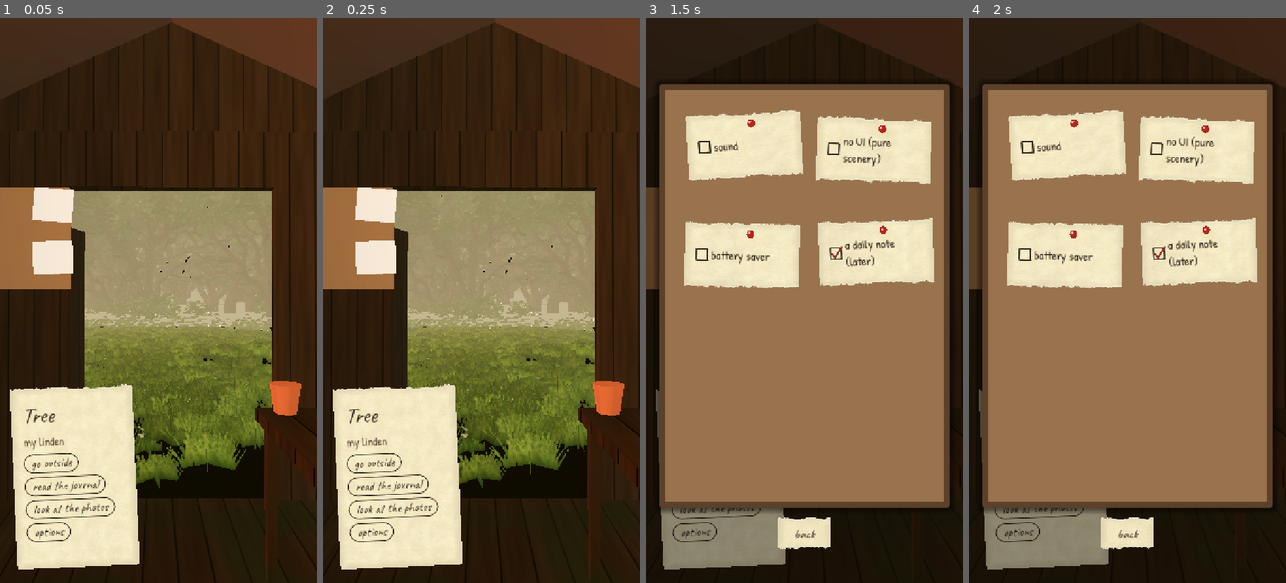
Above: before the commit, frames 1-4 (left to right).
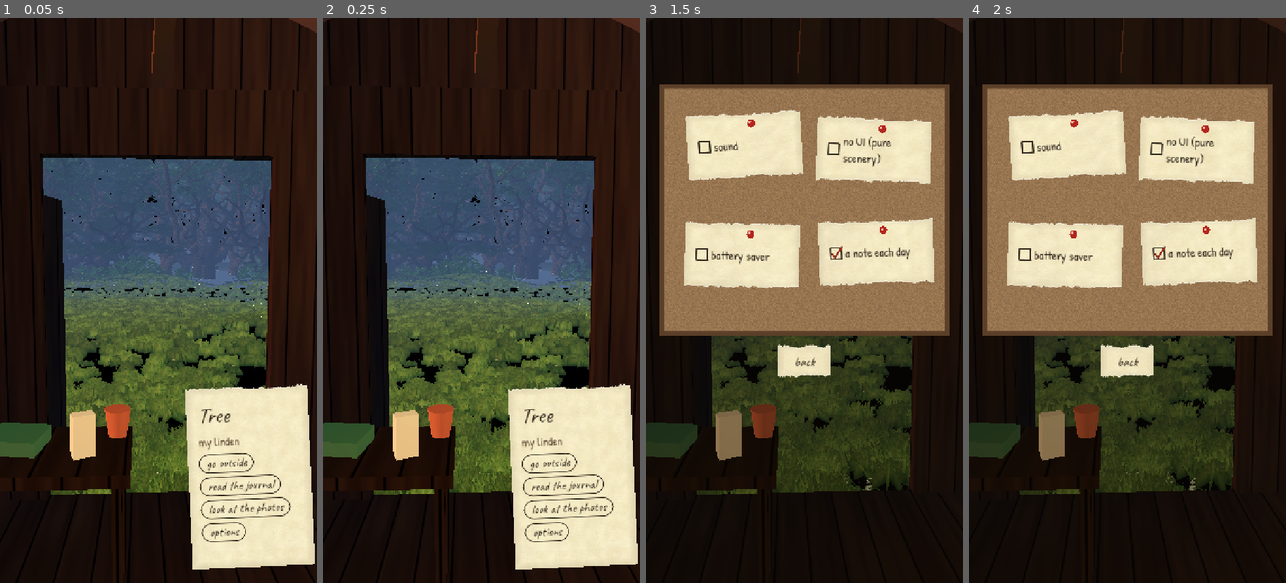
Above: after the commit, the same moments.

Repository: SimonSouleyman/gamdev
Game: Godot game, scene res://main.tscn
The game is run twice, just before and just after one commit, with the same random seed, the same clock (stepped at 60 frames per second) and the same inputs.
Inputs:
- Up to frame 1 (0.05 s): no input
- Up to frame 2 (0.25 s): no input
- Up to frame 3 (1.5 s): click "options" at 0.5 s; click "sound" at 1.25 s
- Up to frame 4 (2 s): no input

The runs differ from the first frame. In frame 1, 66% of the frame differs, in the area x 0-100%, y 0-100%; in frame 2, 66%; in frame 3, 38%; in frame 4, 38%.

Commit message:
Review 3-1 (look): the workbench in view of the shed doorway, rafters and hanging tools, cork pinboard, album on kraft pages with taped polaroids; leaves massed at branch ends; straighter, finer forest; denser meadow and stronger swells; cool haze after sunset; hints quiet under pages
Co-Authored-By: Claude Opus 5.5 (1M context) <noreply@anthropic.com>

Diff:
--- a/Tree/main.gd
+++ b/Tree/main.gd
@@ -57,6 +57,7 @@
 	add_child(ambience)
 	journal = Journal.new()
 	add_child(journal)
+	tree_view.page_open = func() -> bool: return journal.current_page() != ""
 	shed = Shed.new()
 	tree_view.add_child(shed)
 	shed_menu = ShedMenu.new()
--- a/Tree/shared/budgets.gd
+++ b/Tree/shared/budgets.gd
@@ -17,7 +17,7 @@
 const FOREST_VARIANT_NODES: int = 320
 const FOREST_BUSHES: int = 150
 const MEADOW_FLOWERS: int = 1500
-const MEADOW_GRASS_CLUMPS: int = 7000
+const MEADOW_GRASS_CLUMPS: int = 9500
 const MEADOW_HERB_CLUMPS: int = 900
 ## Max attraction markers alive in the tree canopy at once.
 const TREE_MARKERS: int = 2000
--- a/Tree/shed/shed.gd
+++ b/Tree/shed/shed.gd
@@ -95,6 +95,14 @@
 		var back := tri.duplicate() as MeshInstance3D
 		back.scale = Vector3(-1, 1, 1)
 		add_child(back)
+	# Rafters, and a few things hanging from them.
+	for x in [-1.0, 0.0, 1.0]:
+		_box(Vector3(0.08, 0.1, DEPTH), Vector3(x, WALL_H + 0.05, 0), _mat(Color(0.3, 0.21, 0.13)))
+	var twine := _box(Vector3(0.02, 0.5, 0.02), Vector3(-0.6, WALL_H - 0.25, 0.3), _mat(Color(0.6, 0.5, 0.3)))
+	for k in range(3):
+		_box(Vector3(0.12, 0.25, 0.04), Vector3(0.35 + k * 0.18, WALL_H - 0.2, -0.3), _mat(Color(0.35, 0.42, 0.2).lerp(Color(0.5, 0.45, 0.25), k * 0.3)))
+	var rake := _box(Vector3(0.03, 1.5, 0.03), Vector3(-WIDTH * 0.5 + 0.2, 0.8, -0.9), _mat(Color(0.45, 0.33, 0.2)))
+	rake.rotation.z = 0.12
 	# Pitched roof.
 	var roof := _mat(Color(0.3, 0.22, 0.17), 0.95)
 	var r1 := _box(Vector3(WIDTH * 0.62, 0.06, DEPTH + 0.5), Vector3(-WIDTH * 0.26, WALL_H + 0.38, 0), roof)
@@ -127,9 +135,10 @@
 	var hd := DEPTH * 0.5
 	var bench := Node3D.new()
 	# Along the right wall near the door, so the things on it are in view of the doorway.
-	bench.position = Vector3(-0.62, 0, 0.1)
-	bench.rotation.y = -PI * 0.5
-	bench.scale = Vector3(0.75, 0.9, 0.75)
+	# Just inside the door on the left of the view (local +x after the shed turns to face the tree).
+	bench.position = Vector3(0.62, 0, 0.62)
+	bench.rotation.y = PI
+	bench.scale = Vector3(0.6, 0.8, 0.6)
 	add_child(bench)
 	_box(Vector3(1.6, 0.06, 0.7), Vector3(0, 0.9, 0), _wood, bench)
 	for x in [-0.72, 0.72]:
@@ -165,8 +174,8 @@
 func _build_pinboard() -> void:
 	var hw := WIDTH * 0.5
 	# On the inside of the front wall, left of the door.
-	var board := _box(Vector3(0.05, 0.62, 0.7), Vector3(0.98, 1.72, DEPTH * 0.5 - 0.07), _mat(Color(0.55, 0.42, 0.28), 0.95))
-	board.rotation.y = PI * 0.5
+	# On the right-hand wall, near the door, in view.
+	var board := _box(Vector3(0.05, 0.62, 0.7), Vector3(-WIDTH * 0.5 + 0.07, 1.6, 0.55), _mat(Color(0.55, 0.42, 0.28), 0.95))
 	# Paper notes pinned to it.
 	for i in range(4):
 		var note := _box(Vector3(0.01, 0.2, 0.24), Vector3(0.03, 0.2 - (i / 2) * 0.32, -0.25 + (i % 2) * 0.45), _mat(Paper.PAPER), board)
@@ -185,9 +194,9 @@
 
 ## The eye stands at the back of the shed, looking out of the door at the tree.
 func _place_camera(tree_height: float) -> void:
-	camera.position = Vector3(0.1, 1.3, -DEPTH * 0.5 + 0.25)
-	# Look out through the doorway, a little up toward the crown.
-	camera.look_at(Vector3(0, clampf(tree_height * 0.3, 1.5, 6.0), 0), Vector3.UP)
+	camera.position = Vector3(0.1, 1.45, -DEPTH * 0.5 + 0.5)
+	# Look out through the doorway at about eye height: bench, board and door frame the tree.
+	camera.look_at(to_global(Vector3(0.0, 1.25, DEPTH * 0.5)), Vector3.UP)
 
 
 func frame_tree(tree_height: float, env: Environment) -> void:
--- a/Tree/shed/wood.gdshader
+++ b/Tree/shed/wood.gdshader
@@ -33,7 +33,7 @@
 	vec3 col = mix(vec3(0.22, 0.15, 0.09), vec3(0.42, 0.31, 0.2), 0.35 + tone + grain * 0.35);
 	col *= mix(0.35, 1.0, gap);
 	// Moss low on the outside.
-	float moss = smoothstep(0.55, 0.9, noise(p * 3.0)) * smoothstep(0.6, 0.1, wpos.y - 0.0) * 0.5;
+	float moss = abs(wnrm.y) > 0.7 ? 0.0 : smoothstep(0.55, 0.9, noise(p * 3.0)) * smoothstep(0.6, 0.1, wpos.y - 0.0) * 0.5;
 	col = mix(col, vec3(0.2, 0.3, 0.12), moss);
 	ALBEDO = col * 0.6;
 	ROUGHNESS = 0.9;
--- a/Tree/tree/bark.gdshader
+++ b/Tree/tree/bark.gdshader
@@ -59,6 +59,8 @@
 	}
 	// Per-species bark tint from vertex colours (white where a mesh has none).
 	ALBEDO *= COLOR.rgb * tint_mul;
+	// Thin twigs (high in the UV repeat count, i.e. small radius) are greyer, not orange.
+	ALBEDO = mix(ALBEDO, vec3(dot(ALBEDO, vec3(0.33))) * 0.8, 0.35);
 	RIM = rim_strength;
 	RIM_TINT = 0.5;
 	SPECULAR = 0.3;
--- a/Tree/tree/ground.gdshader
+++ b/Tree/tree/ground.gdshader
@@ -5,7 +5,7 @@
 uniform sampler2D noise : filter_linear_mipmap, repeat_enable;
 uniform sampler2D ground_albedo : source_color, filter_linear_mipmap, repeat_enable;
 uniform bool use_texture = false;
-uniform vec3 lush : source_color = vec3(0.33, 0.48, 0.16);
+uniform vec3 lush : source_color = vec3(0.38, 0.54, 0.19);
 uniform vec3 dry : source_color = vec3(0.42, 0.46, 0.2);
 uniform vec3 earth : source_color = vec3(0.27, 0.24, 0.15);
 
--- a/Tree/tree/scenery.gd
+++ b/Tree/tree/scenery.gd
@@ -64,14 +64,14 @@
 ## species, different heights and greens). Broadleaves are grown by the real growth model with
 ## their own shape; the spruce is built directly. Each kind has its own bark and leaf colour.
 const KINDS: Array[Dictionary] = [
-	{"name": "oak", "apical": 0.03, "crown": 12.0, "photo": 0.3, "nodes": 380, "bark": Color(0.42, 0.37, 0.32), "leaf": Color(0.5, 0.62, 0.36), "card": 0.26, "scale": Vector2(2.6, 3.4)},
-	{"name": "beech", "apical": 0.07, "crown": 9.0, "photo": 0.4, "nodes": 340, "bark": Color(0.75, 0.74, 0.7), "leaf": Color(0.66, 0.8, 0.42), "card": 0.24, "scale": Vector2(2.7, 3.6)},
-	{"name": "birch", "apical": 0.22, "crown": 4.5, "photo": 0.45, "nodes": 280, "bark": Color(1.45, 1.42, 1.35), "leaf": Color(0.8, 0.92, 0.5), "card": 0.2, "scale": Vector2(2.6, 3.4)},
-	{"name": "linden", "apical": 0.1, "crown": 12.0, "photo": 0.5, "nodes": 330, "bark": Color(0.55, 0.47, 0.38), "leaf": Color(0.58, 0.72, 0.4), "card": 0.24, "scale": Vector2(2.5, 3.3)},
+	{"name": "oak", "apical": 0.12, "crown": 12.0, "photo": 0.3, "nodes": 380, "bark": Color(0.42, 0.37, 0.32), "leaf": Color(0.5, 0.62, 0.36), "card": 0.15, "scale": Vector2(2.6, 3.4)},
+	{"name": "beech", "apical": 0.2, "crown": 9.0, "photo": 0.4, "nodes": 340, "bark": Color(0.75, 0.74, 0.7), "leaf": Color(0.66, 0.8, 0.42), "card": 0.14, "scale": Vector2(2.7, 3.6)},
+	{"name": "birch", "apical": 0.22, "crown": 4.5, "photo": 0.45, "nodes": 280, "bark": Color(1.45, 1.42, 1.35), "leaf": Color(0.8, 0.92, 0.5), "card": 0.12, "scale": Vector2(2.6, 3.4)},
+	{"name": "linden", "apical": 0.1, "crown": 12.0, "photo": 0.5, "nodes": 330, "bark": Color(0.55, 0.47, 0.38), "leaf": Color(0.58, 0.72, 0.4), "card": 0.14, "scale": Vector2(2.5, 3.3)},
 	{"name": "spruce", "spruce": true, "bark": Color(0.4, 0.33, 0.28), "leaf": Color(0.36, 0.5, 0.36), "card": 0.45, "scale": Vector2(1.5, 2.1)},
 ]
 ## Bump when the forest generator changes, so cached meshes are regrown.
-const FOREST_CACHE_VERSION := 8
+const FOREST_CACHE_VERSION := 9
 
 
 func _grow_variant(seed: int, variant: int, bark: Material, leaf: Material) -> ArrayMesh:
@@ -154,10 +154,12 @@
 	var g := sim.graph
 	for id in range(2, g.size()):
 		# Bare lower trunks: leaves only in the upper crown, so the wood has depth and trunks.
-		if g.radii[id] >= 0.05 or g.positions[id].y < 0.35 * sim.height():
+		if g.radii[id] >= 0.05 or g.positions[id].y < 0.4 * sim.height():
 			continue
-		var s: float = kind["card"] * local.randf_range(0.85, 1.2)
-		spots.append(Transform3D(Basis(Vector3.UP, local.randf() * TAU).scaled(Vector3.ONE * s), g.positions[id]))
+		for k in range(2):
+			var s: float = kind["card"] * local.randf_range(0.85, 1.2)
+			var off := Vector3(local.randf_range(-1, 1), local.randf_range(-0.5, 0.8), local.randf_range(-1, 1)) * s * 1.5 * float(k)
+			spots.append(Transform3D(Basis(Vector3.UP, local.randf() * TAU).scaled(Vector3.ONE * s), g.positions[id] + off))
 	_add_leaf_surface(mesh, spots, kind["leaf"], local)
 	return mesh
 
@@ -245,7 +247,7 @@
 		per_variant.append([])
 	# A closed wall of mixed trees around the clearing: a dense first row close to the edge,
 	# then deeper wood. Oak and beech dominate, birches at the bright edge, spruce behind.
-	var weights := [3, 3, 2, 2, 2]
+	var weights := [3, 3, 3, 2, 3]
 	for t in range(FOREST_TREES):
 		var ang := TAU * (float(t) + _rng.randf() * 0.8) / FOREST_TREES * 3.0
 		var front := t % 3 != 2
--- a/Tree/tree/terrain.gd
+++ b/Tree/tree/terrain.gd
@@ -17,7 +17,7 @@
 	if _noise == null:
 		_noise = FastNoiseLite.new()
 		_noise.seed = 17
-		_noise.frequency = 0.045
+		_noise.frequency = 0.07
 		_noise.fractal_octaves = 3
 	return _noise
 
@@ -25,7 +25,7 @@
 static func height(x: float, z: float) -> float:
 	var d := Vector2(x, z).length()
 	var open := smoothstep(FLAT_RADIUS, FLAT_RADIUS + 6.0, d)
-	var swell := _n().get_noise_2d(x, z) * 0.9
+	var swell := _n().get_noise_2d(x, z) * 1.4
 	var ripple := _n().get_noise_2d(x * 3.1 + 40.0, z * 3.1) * 0.12
 	# The ground rises gently toward the trees.
 	var rim := smoothstep(EDGE * 0.6, EDGE + 12.0, d) * 1.6
--- a/Tree/tree/tree_view.gd
+++ b/Tree/tree/tree_view.gd
@@ -71,6 +71,8 @@
 var _hint: PaperNote
 var _boost_label: Label
 var sun_arc: SunArc
+## True while a journal page is open (set by main): hints then stay quiet, the page says it.
+var page_open: Callable = func() -> bool: return false
 
 
 func _ready() -> void:
@@ -288,7 +290,8 @@
 		var count: int = layer[1]
 		mm.instance_count = count
 		for i in range(count):
-			var d := GRASS_RADIUS * pow(rng.randf(), 0.7)
+			# Denser in the open meadow a few metres out, where the camera looks.
+			var d := GRASS_RADIUS * pow(rng.randf(), 0.55)
 			if d < 0.3:
 				d = 0.3 + rng.randf() * 0.4
 			var a := rng.randf() * TAU
@@ -440,6 +443,8 @@
 				_hint.text = ""
 		_:
 			_hint.text = ""
+	if page_open.call():
+		_hint.text = ""
 
 
 # --- frame ------------------------------------------------------------------
@@ -476,31 +481,44 @@
 	_built_size = g.size()
 	_tree_mesh.mesh = _builder.build(g)
 	_seed.visible = state.is_seed()
-	# Leaf clusters on every living twig (thin wood), so the crown fills out, not just the tips.
+	# Leaves gather toward the branch ends (within a few nodes of a living tip), as sprays of
+	# several smaller clusters, so the crown reads as masses of foliage rather than beads.
+	var near_tip := {}
+	for tip in g.tips():
+		if tip <= 1 or g.get_flag(tip, "dead", false):
+			continue
+		var cur := tip
+		for _k in range(4):
+			if cur <= 1:
+				break
+			near_tip[cur] = true
+			cur = g.parents[cur]
 	var spots := PackedInt32Array()
-	for id in range(2, g.size()):
-		var bare_below := state.sim.height() * 0.18 if state.sim.height() > 10.0 else 0.0
-	# Leaves on the thin twigs of the crown; the lower trunk of a grown tree stays bare.
-		if g.radii[id] < 0.06 and not g.get_flag(id, "dead", false) and g.positions[id].y >= bare_below:
-			spots.append(id)
+	for id in near_tip.keys():
+		spots.append(id)
+	spots.sort()
+	var per := 1 if state.sim.height() < 3.0 else (2 if state.sim.height() < 10.0 else 3)
 	var mm := _leaves.multimesh
-	mm.instance_count = spots.size()
+	mm.instance_count = spots.size() * per
 	var rng := RandomNumberGenerator.new()
 	rng.seed = hash([state.seed, "leaf clusters"])
-	# Each card stands for a spray of many leaves: a big crown needs bigger sprays to read as dense.
-	var grow := 1.0 + state.sim.height() * 0.08
+	var grow := 1.0 + state.sim.height() * 0.03
 	var centre := state.sim.centroid()
 	var crown_r := maxf(0.5, state.sim.height() * 0.35)
-	for i in range(spots.size()):
-		var id := spots[i]
-		var s := (0.09 + 0.05 * rng.randf()) * grow
-		var basis := Basis(Vector3.UP, rng.randf() * TAU) * Basis(Vector3.RIGHT, rng.randf_range(-0.4, 0.4))
-		mm.set_instance_transform(i, Transform3D(basis.scaled(Vector3.ONE * s), g.positions[id]))
-		var tint := rng.randf_range(0.85, 1.12)
-		# Leaves deep inside the crown are in shade.
-		var inner := clampf(1.0 - g.positions[id].distance_to(centre) / crown_r, 0.0, 1.0)
-		tint *= lerpf(1.0, 0.55, inner)
-		mm.set_instance_color(i, Color(tint * rng.randf_range(0.9, 1.05), tint, tint * rng.randf_range(0.85, 1.0)))
+	var n := 0
+	for id in spots:
+		for k in range(per):
+			var s := (0.09 + 0.05 * rng.randf()) * grow
+			var off := Vector3(rng.randf_range(-1, 1), rng.randf_range(-0.6, 0.8), rng.randf_range(-1, 1)) * s * 1.4 * float(k > 0)
+			var basis := Basis(Vector3.UP, rng.randf() * TAU) * Basis(Vector3.RIGHT, rng.randf_range(-0.4, 0.4))
+			var p := g.positions[id] + off
+			mm.set_instance_transform(n, Transform3D(basis.scaled(Vector3.ONE * s), p))
+			var tint := rng.randf_range(0.85, 1.12)
+			# Leaves deep inside the crown are in shade.
+			var inner := clampf(1.0 - p.distance_to(centre) / crown_r, 0.0, 1.0)
+			tint *= lerpf(1.0, 0.55, inner)
+			mm.set_instance_color(n, Color(tint * rng.randf_range(0.9, 1.05), tint, tint * rng.randf_range(0.85, 1.0)))
+			n += 1
 
 
 func _update_twinkles() -> void:
@@ -555,7 +573,9 @@
 	# The sky glows brighter near the horizon hours, and the haze takes the sun's colour.
 	# A low sun: a bright golden sky and haze, the ground in raking light (the reference photos).
 	_sky_mat.energy_multiplier = 1.5 + 1.7 * (1.0 - k) + (0.35 if clock.boost_active else 0.0)
-	_env.fog_light_color = Color(0.45, 0.55, 0.5).lerp(_sun_light.light_color * 0.9, 0.4 * (1.0 - k))
+	# After sunset the haze stays cool blue-grey; only while the sun is up does it warm.
+	var warm := 0.4 * (1.0 - k) if h > 0.0 else 0.0
+	_env.fog_light_color = (Color(0.45, 0.55, 0.5) if h > 0.0 else Color(0.32, 0.38, 0.48)).lerp(_sun_light.light_color * 0.9, warm)
 	_env.fog_sun_scatter = 0.35 * (1.0 - k)
 	# The eye adapts: a low sun and the dusk are exposed brighter, so the tree stays readable.
 	_env.tonemap_exposure = 1.1 + 0.6 * (1.0 - k)
--- a/Tree/ui/shed_menu.gd
+++ b/Tree/ui/shed_menu.gd
@@ -37,11 +37,11 @@
 func _build_note() -> void:
 	_note = PanelContainer.new()
 	_note.add_theme_stylebox_override("panel", Paper.paper_box(256, 320, 71, "top", 26.0))
-	_note.set_anchors_preset(Control.PRESET_BOTTOM_LEFT)
+	_note.set_anchors_preset(Control.PRESET_BOTTOM_RIGHT)
 	# Pinned low on the left, beside the doorway.
-	_note.offset_left = 22
+	_note.offset_left = -300
 	_note.offset_top = -440
-	_note.offset_right = 300
+	_note.offset_right = -22
 	_note.offset_bottom = -30
 	_note.rotation_degrees = -2.5
 	add_child(_note)
@@ -94,21 +94,14 @@
 	_options.add_child(dim)
 	# A cork board with notes pinned on it.
 	var board := Panel.new()
-	var cork := StyleBoxFlat.new()
-	cork.bg_color = Color(0.6, 0.45, 0.3)
-	cork.border_color = Color(0.36, 0.25, 0.16)
-	cork.set_border_width_all(14)
-	cork.set_corner_radius_all(6)
-	cork.shadow_color = Color(0, 0, 0, 0.5)
-	cork.shadow_size = 16
-	board.add_theme_stylebox_override("panel", cork)
+	board.add_theme_stylebox_override("panel", _cork_box())
 	board.set_anchors_preset(Control.PRESET_FULL_RECT)
 	board.offset_left = 30
 	board.offset_right = -30
 	board.offset_top = 150
-	board.offset_bottom = -170
+	board.offset_bottom = -560
 	_options.add_child(board)
-	var names := {"sound": "sound", "no_ui": "no UI (pure scenery)", "battery_saver": "battery saver", "notifications": "a daily note (later)"}
+	var names := {"sound": "sound", "no_ui": "no UI (pure scenery)", "battery_saver": "battery saver", "notifications": "a note each day"}
 	var i := 0
 	for key in names:
 		var note := PanelContainer.new()
@@ -145,15 +138,39 @@
 	back.set_anchors_preset(Control.PRESET_CENTER_BOTTOM)
 	back.offset_left = -60
 	back.offset_right = 60
-	back.offset_top = -150
-	back.offset_bottom = -100
+	back.offset_top = -540
+	back.offset_bottom = -490
 	back.add_theme_stylebox_override("normal", Paper.paper_box(96, 48, 90, "all", 14.0))
-	back.pressed.connect(func() -> void: _options.visible = false)
+	back.pressed.connect(func() -> void:
+		_options.visible = false
+		_note.visible = true)
 	_options.add_child(back)
 	_options.visible = false
 
 
+## Cork in a wooden frame: speckled noise, generated once.
+func _cork_box() -> StyleBoxTexture:
+	var img := Image.create(128, 128, false, Image.FORMAT_RGBA8)
+	var rng := RandomNumberGenerator.new()
+	rng.seed = 5
+	for y in range(128):
+		for x in range(128):
+			var frame := x < 10 or y < 10 or x > 117 or y > 117
+			var c := Color(0.36, 0.25, 0.16) if frame else Color(0.66, 0.5, 0.33).darkened(rng.randf() * 0.25).lightened(rng.randf() * 0.08)
+			img.set_pixel(x, y, c)
+	var sb := StyleBoxTexture.new()
+	sb.texture = ImageTexture.create_from_image(img)
+	sb.texture_margin_left = 12
+	sb.texture_margin_right = 12
+	sb.texture_margin_top = 12
+	sb.texture_margin_bottom = 12
+	sb.axis_stretch_horizontal = StyleBoxTexture.AXIS_STRETCH_MODE_TILE_FIT
+	sb.axis_stretch_vertical = StyleBoxTexture.AXIS_STRETCH_MODE_TILE_FIT
+	return sb
+
+
 func open_options() -> void:
+	_note.visible = false
 	for k in _toggles:
 		(_toggles[k] as CheckBox).set_pressed_no_signal(bool(settings.get(k, false)))
 	_options.visible = true
@@ -187,7 +204,7 @@
 	cover.offset_bottom = -40
 	_album.add_child(cover)
 	var page := PanelContainer.new()
-	page.add_theme_stylebox_override("panel", Paper.paper_box(360, 640, 95, "", 30.0, Color(0.93, 0.9, 0.82), "beige"))
+	page.add_theme_stylebox_override("panel", Paper.paper_box(360, 640, 95, "", 30.0, Color(0.8, 0.72, 0.6), "beige"))
 	page.set_anchors_preset(Control.PRESET_FULL_RECT)
 	page.offset_left = 34
 	page.offset_right = -34
@@ -203,7 +220,9 @@
 	_album_title.size_flags_horizontal = Control.SIZE_EXPAND_FILL
 	head.add_child(_album_title)
 	var close := Paper.ink_button("close", 26)
-	close.pressed.connect(func() -> void: _album.visible = false)
+	close.pressed.connect(func() -> void:
+		_album.visible = false
+		_note.visible = true)
 	head.add_child(close)
 	for side in [0, 1]:
 		var holder := CenterContainer.new()
@@ -219,7 +238,16 @@
 		white.shadow_color = Color(0, 0, 0, 0.3)
 		white.shadow_size = 6
 		polaroid.add_theme_stylebox_override("panel", white)
-		polaroid.rotation_degrees = -2.0 if side == 0 else 2.5
+		polaroid.rotation_degrees = -5.0 if side == 0 else 4.0
+		# A strip of tape over the top edge.
+		var tape := ColorRect.new()
+		tape.color = Color(0.95, 0.92, 0.8, 0.75)
+		tape.custom_minimum_size = Vector2(90, 24)
+		tape.mouse_filter = Control.MOUSE_FILTER_IGNORE
+		tape.position = Vector2(110, -10)
+		tape.rotation_degrees = 3.0
+		polaroid.add_child(tape)
+		tape.top_level = false
 		holder.add_child(polaroid)
 		var v := VBoxContainer.new()
 		polaroid.add_child(v)
@@ -253,6 +281,7 @@
 
 
 func open_album() -> void:
+	_note.visible = false
 	_photos = Photos.list()
 	_album_index = maxi(0, _photos.size() - 2)
 	if _album_index % 2 == 1:
